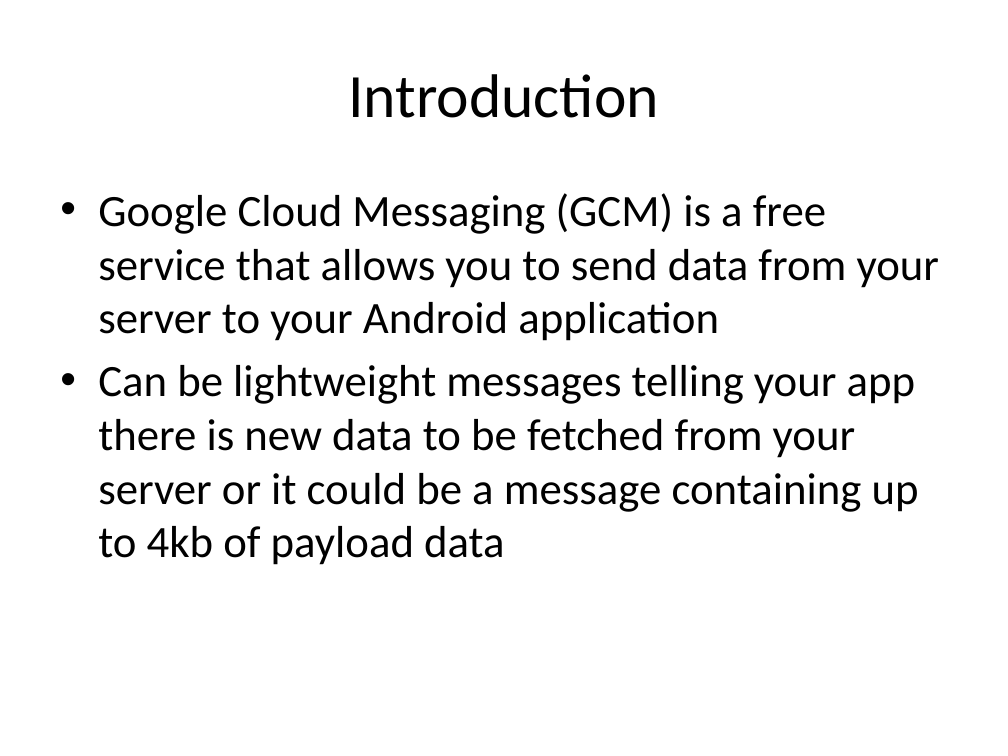
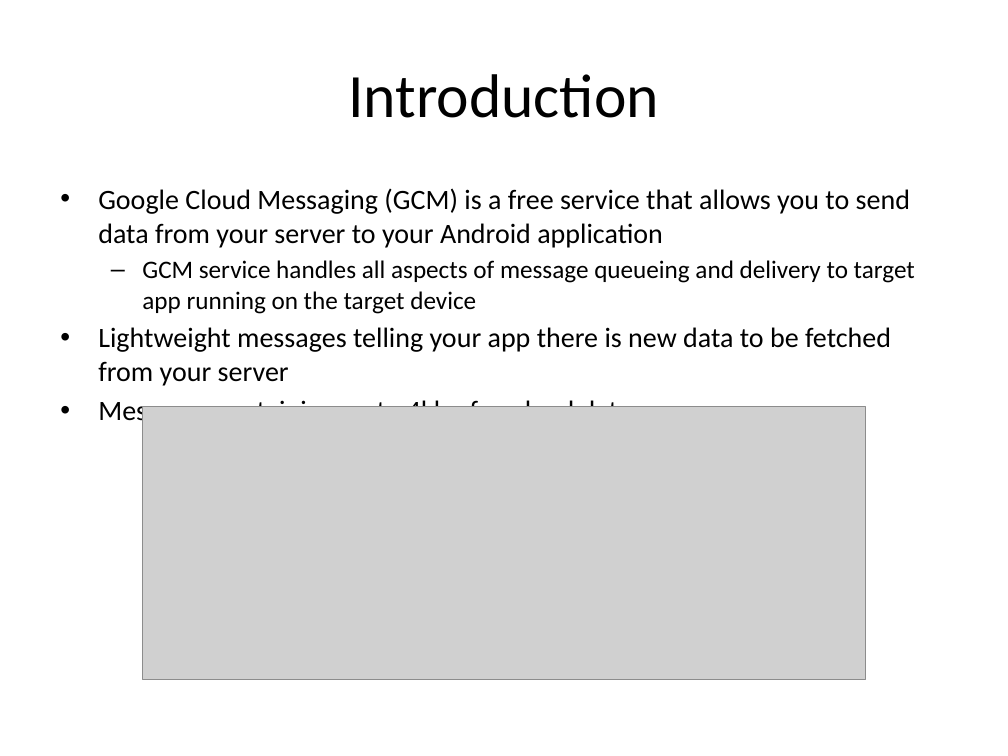
Before and after one commit to LeadingEDJE/MobilePushNotification, a slide deck: slide 4 of Implementing Push Notification in Android.pptx. Drawn at 1008x756 pixels with LibreOffice and Linux fonts; fonts in the diff are those of the drawing; grey boxes stand for pictures; background and template pictures are left out. Boxes give left, top, right and bottom in pixels: in the first picture for what was removed or moved away, otherwise in the second. Text is boxed around its words. In the diff, an @@ line names an element or a change of style, - is before the commit and + after.

```diff
--- a/Implementing Push Notification in Android.pptx
+++ b/Implementing Push Notification in Android.pptx
@@ text at (x1=98, y1=188, x2=910, y2=248): size 32 to 20 pt in "Google Cloud Messaging (GCM) is a free ..."; less space between paragraphs @@
@@ text at (x1=98, y1=260, x2=915, y2=427): text changed; size 32 to 20 pt @@
-• Can be lightweight messages telling your app there is new data to be fetched from your server or it could be a message containing up to 4kb of payload data
+  – GCM service handles all aspects of message queueing and delivery to target app running on the target device
+• Lightweight messages telling your app there is new data to be fetched from your server
+• Messages containing up to 4kb of payload data
@@ picture added at (x1=142, y1=406, x2=865, y2=678) @@
```
Also in this commit, not shown: 13 other slides changed, 2 slides added.
